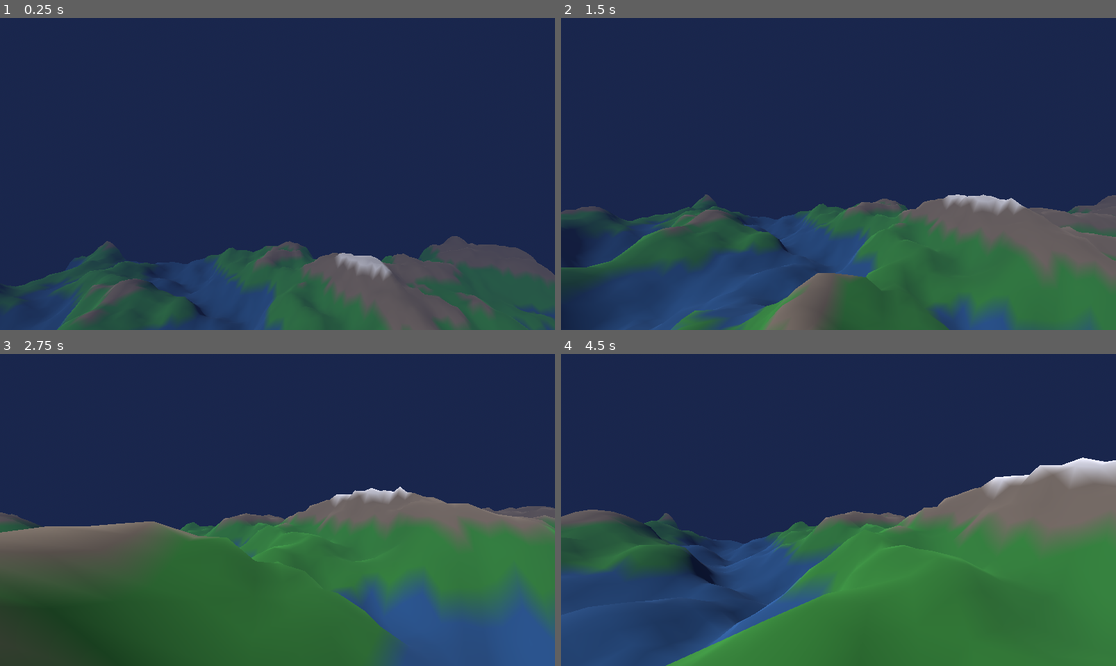
Above: before the commit, frames 1-4 (two rows, left to right).
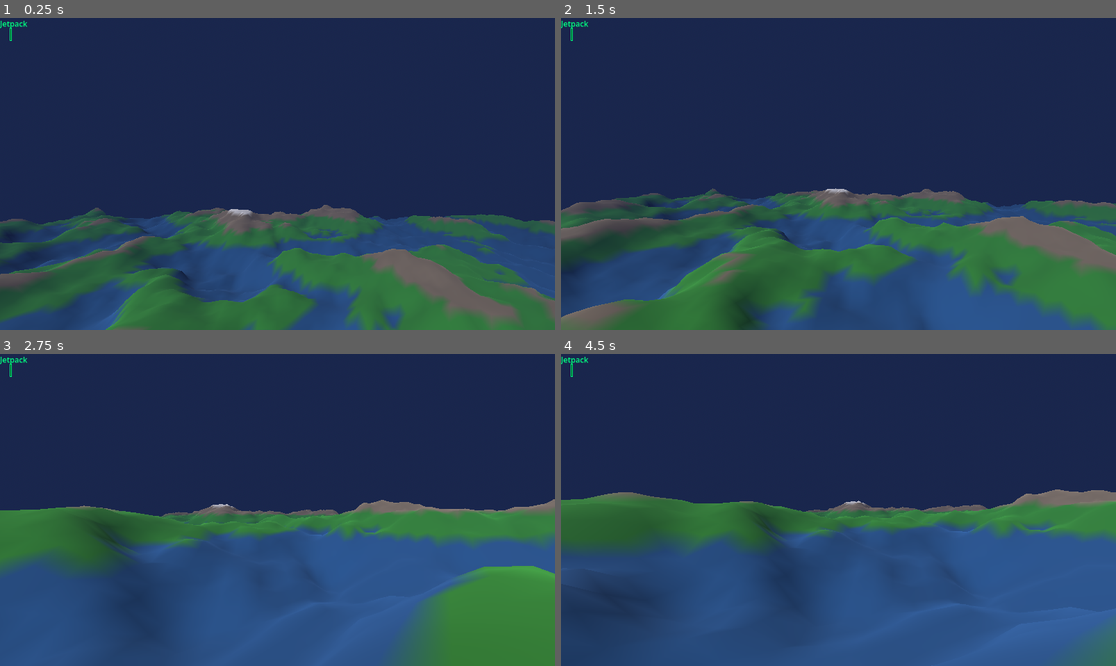
Above: after the commit, the same moments.

Repository: Ivanchux/silent-worlds
Game: Godot game, scene res://main.tscn
Two runs of this game, one before a commit and one after it. Both use one fixed random seed, a clock stepped at 60 frames per second and the inputs below.
Inputs (mouse positions are in pixels of both pictures, inside the frame that each line leads up to):
- Up to frame 1 (0.25 s): no input
- Up to frame 2 (1.5 s): tap Enter (ui_accept) at 0.5, 0.77, 0.8, 1.07, 1.35 s; move the mouse to (866, 174) at 0.52 s; hold Space 0.53-1.28 s; hold Up (ui_up) from 0.53 s (still down); move the mouse to (810, 174) at 1.27 s
- Up to frame 3 (2.75 s): keep holding Up (ui_up); tap Enter (ui_accept) at 1.52, 1.82, 2.3 s; tap Space at 1.55 s; move the mouse to (288, 503) at 2.02 s; hold Space from 2.03 s (still down)
- Up to frame 4 (4.5 s): keep holding Up (ui_up); move the mouse to (832, 516) at 2.77 s; release Space at 2.78 s; tap Space at 2.85, 4.35 s; tap Enter (ui_accept) at 3.02, 3.32 s; move the mouse to (877, 513) at 3.52 s; hold Enter (ui_accept) 3.53-4.28 s; move the mouse to (794, 506) at 4.27 s

The runs differ from the first frame. In frame 1, 30% of the frame differs, in the area x 0-100%, y 0-100%; in frame 2, 30%; in frame 3, 47%; in frame 4, 44%.

Commit message:
Fase 1 - HUD con barra de jetpack estilo CRT

Diff:
--- a/character_body_3d.gd
+++ b/character_body_3d.gd
@@ -1,15 +1,37 @@
 extends CharacterBody3D
 
-const SPEED = 5.0
-const JUMP_VELOCITY = 4.5
+const SPEED = 6.0
+const JUMP_VELOCITY = 5.0
+const JETPACK_FORCE = 8.0
+const JETPACK_MAX = 3.0
 const MOUSE_SENSITIVITY = 0.003
 
 var gravity = ProjectSettings.get_setting("physics/3d/default_gravity")
+var jetpack_fuel = JETPACK_MAX
+var using_jetpack = false
 
 @onready var camera = $Camera3D
+@onready var jetpack_bar = $"../CanvasLayer/Control/ProgressBar"
 
 func _ready():
 	Input.set_mouse_mode(Input.MOUSE_MODE_CAPTURED)
+
+	# Estilo HUD CRT
+	var bar = $"../CanvasLayer/Control/ProgressBar"
+	var label = $"../CanvasLayer/Control/Label"
+
+	var style_bg = StyleBoxFlat.new()
+	style_bg.bg_color = Color(0, 0.1, 0.05)
+	style_bg.border_color = Color(0, 1, 0.5)
+	style_bg.set_border_width_all(1)
+
+	var style_fill = StyleBoxFlat.new()
+	style_fill.bg_color = Color(0, 1, 0.5)
+
+	bar.add_theme_stylebox_override("background", style_bg)
+	bar.add_theme_stylebox_override("fill", style_fill)
+
+	label.add_theme_color_override("font_color", Color(0, 1, 0.5))
 
 func _input(event):
 	if event is InputEventMouseMotion:
@@ -20,13 +42,28 @@
 		Input.set_mouse_mode(Input.MOUSE_MODE_VISIBLE)
 
 func _physics_process(delta):
-	if not is_on_floor():
+	if is_on_floor():
+		jetpack_fuel = min(jetpack_fuel + delta * 1.5, JETPACK_MAX)
+		if Input.is_key_pressed(KEY_SPACE):
+			velocity.y = JUMP_VELOCITY
+	else:
 		velocity.y -= gravity * delta
+		if Input.is_key_pressed(KEY_SPACE) and jetpack_fuel > 0:
+			velocity.y += JETPACK_FORCE * delta
+			jetpack_fuel -= delta
+			jetpack_fuel = max(jetpack_fuel, 0)
 
-	if Input.is_action_pressed("ui_accept") and is_on_floor():
-		velocity.y = JUMP_VELOCITY
+	var input_dir = Vector2.ZERO
+	if Input.is_key_pressed(KEY_W):
+		input_dir.y -= 1
+	if Input.is_key_pressed(KEY_S):
+		input_dir.y += 1
+	if Input.is_key_pressed(KEY_A):
+		input_dir.x -= 1
+	if Input.is_key_pressed(KEY_D):
+		input_dir.x += 1
+	input_dir = input_dir.normalized()
 
-	var input_dir = Input.get_vector("ui_left", "ui_right", "ui_up", "ui_down")
 	var direction = (transform.basis * Vector3(input_dir.x, 0, input_dir.y)).normalized()
 
 	if direction:
@@ -36,4 +73,6 @@
 		velocity.x = move_toward(velocity.x, 0, SPEED)
 		velocity.z = move_toward(velocity.z, 0, SPEED)
 
+		jetpack_bar.value = jetpack_fuel
+
 	move_and_slide()
--- a/main.tscn
+++ b/main.tscn
@@ -21,6 +21,7 @@
 script = ExtResource("1_ig7tw")
 
 [node name="MeshInstance3D" type="MeshInstance3D" parent="CharacterBody3D" unique_id=1710775153]
+visible = false
 
 [node name="CollisionShape3D" type="CollisionShape3D" parent="CharacterBody3D" unique_id=457925534]
 shape = SubResource("CapsuleShape3D_0xm2m")
@@ -40,3 +41,25 @@
 
 [node name="WorldEnvironment" type="WorldEnvironment" parent="." unique_id=1583902742]
 environment = SubResource("Environment_h2yge")
+
+[node name="CanvasLayer" type="CanvasLayer" parent="." unique_id=1342264932]
+
+[node name="Control" type="Control" parent="CanvasLayer" unique_id=1920987925]
+layout_mode = 3
+anchors_preset = 0
+offset_right = 40.0
+offset_bottom = 40.0
+
+[node name="ProgressBar" type="ProgressBar" parent="CanvasLayer/Control" unique_id=485868364]
+layout_mode = 0
+offset_left = 20.0
+offset_top = 20.0
+offset_right = 24.0
+offset_bottom = 47.0
+show_percentage = false
+
+[node name="Label" type="Label" parent="CanvasLayer/Control" unique_id=1067317883]
+layout_mode = 0
+offset_right = 40.0
+offset_bottom = 23.0
+text = "Jetpack"
--- a/static_body_3d.gd
+++ b/static_body_3d.gd
@@ -1,8 +1,8 @@
 extends StaticBody3D
 
 var noise = FastNoiseLite.new()
-var resolution = 100
-var size = 100
+var resolution = 150
+var size = 200
 
 func _ready():
 	noise.seed = randi()
@@ -11,7 +11,7 @@
 	var mesh_instance = $MeshInstance3D
 	var collision = $CollisionShape3D
 
-	# Generar datos de altura
+	# Altura
 	var heights = []
 	for z in resolution:
 		for x in resolution:
@@ -23,26 +23,25 @@
 	hmap.map_depth = resolution
 	hmap.map_data = heights
 	collision.shape = hmap
+	collision.scale = Vector3(float(size)/resolution, 1.0, float(size)/resolution)
+	collision.position = Vector3(0, 0, 0)
 
-	# Malla visual con color por altura
+	# Malla visual
 	var surface = SurfaceTool.new()
 	surface.begin(Mesh.PRIMITIVE_TRIANGLES)
 
 	for z in resolution:
 		for x in resolution:
 			var height = noise.get_noise_2d(x, z) * 10.0
-
-			# Color segun altura
 			var color
 			if height > 6.0:
-				color = Color(0.9, 0.9, 0.95) # nieve
+				color = Color(0.9, 0.9, 0.95)
 			elif height > 3.0:
-				color = Color(0.5, 0.45, 0.4) # roca
+				color = Color(0.5, 0.45, 0.4)
 			elif height > 0.0:
-				color = Color(0.2, 0.55, 0.2) # hierba
+				color = Color(0.2, 0.55, 0.2)
 			else:
-				color = Color(0.15, 0.35, 0.6) # agua
-
+				color = Color(0.15, 0.35, 0.6)
 			surface.set_color(color)
 			surface.set_uv(Vector2(float(x)/resolution, float(z)/resolution))
 			surface.add_vertex(Vector3(
@@ -64,61 +63,38 @@
 	surface.generate_normals()
 	mesh_instance.mesh = surface.commit()
 
-	# Material que usa el color de vertices
 	var mat = StandardMaterial3D.new()
 	mat.vertex_color_use_as_albedo = true
 	mesh_instance.material_override = mat
+
+	# Estrellas
+	var star_sphere = MeshInstance3D.new()
+	var sphere_mesh = SphereMesh.new()
+	sphere_mesh.radius = 500.0
+	sphere_mesh.height = 1000.0
+	sphere_mesh.flip_faces = true
+	star_sphere.mesh = sphere_mesh
+	var star_shader_mat = ShaderMaterial.new()
+	var shader = Shader.new()
+	shader.code = "shader_type spatial;\nrender_mode unshaded, cull_front;\nvoid fragment() {\nvec2 uv = UV * 200.0;\nvec2 grid = fract(uv);\nvec2 id = floor(uv);\nfloat r = fract(sin(dot(id, vec2(127.1, 311.7))) * 43758.5);\nfloat star = step(0.97, r) * step(0.4, grid.x) * step(0.4, grid.y);\nALBEDO = vec3(star);\nEMISSION = vec3(star) * 2.0;\n}"
+	star_shader_mat.shader = shader
+	star_sphere.material_override = star_shader_mat
+	get_parent().add_child(star_sphere)
 
 	# Cielo
 	var sky_material = ProceduralSkyMaterial.new()
 	sky_material.sky_top_color = Color(0.02, 0.02, 0.08)
 	sky_material.sky_horizon_color = Color(0.1, 0.15, 0.3)
 	sky_material.ground_horizon_color = Color(0.1, 0.15, 0.3)
-
-
+	sky_material.sun_angle_max = 30.0
+	sky_material.sun_curve = 0.1
 	var sky = Sky.new()
 	sky.sky_material = sky_material
-
 	var env = Environment.new()
 	env.background_mode = Environment.BG_SKY
 	env.sky = sky
-
+	env.fog_enabled = true
+	env.fog_light_color = Color(0.1, 0.15, 0.3)
+	env.fog_density = 0.008
 	var world_env = get_parent().get_node("WorldEnvironment")
 	world_env.environment = env
-
-	# Niebla
-	env.fog_enabled = true
-	env.fog_light_color = Color(0.1, 0.15, 0.3)
-	env.fog_density = 0.02
-
-	# Estrellas
-	var stars = GPUParticles3D.new()
-	stars.amount = 500
-	stars.lifetime = 999.0
-	stars.explosiveness = 1.0
-	stars.local_coords = false
-
-	var star_mesh = SphereMesh.new()
-	star_mesh.radius = 0.05
-	star_mesh.height = 0.1
-
-	var star_mat = StandardMaterial3D.new()
-	star_mat.albedo_color = Color(1, 1, 1)
-	star_mat.emission_enabled = true
-	star_mat.emission = Color(1, 1, 1)
-	star_mat.emission_energy_multiplier = 2.0
-	star_mesh.material = star_mat
-
-	var process_mat = ParticleProcessMaterial.new()
-	process_mat.emission_shape = ParticleProcessMaterial.EMISSION_SHAPE_SPHERE
-	process_mat.emission_sphere_radius = 200.0
-	process_mat.gravity = Vector3.ZERO
-	process_mat.initial_velocity_min = 0.0
-	process_mat.initial_velocity_max = 0.0
-
-	stars.process_material = process_mat
-	stars.draw_pass_1 = star_mesh
-	stars.position = Vector3(0, 0, 0)
-
-	get_parent().add_child(stars)
-	stars.restart()
